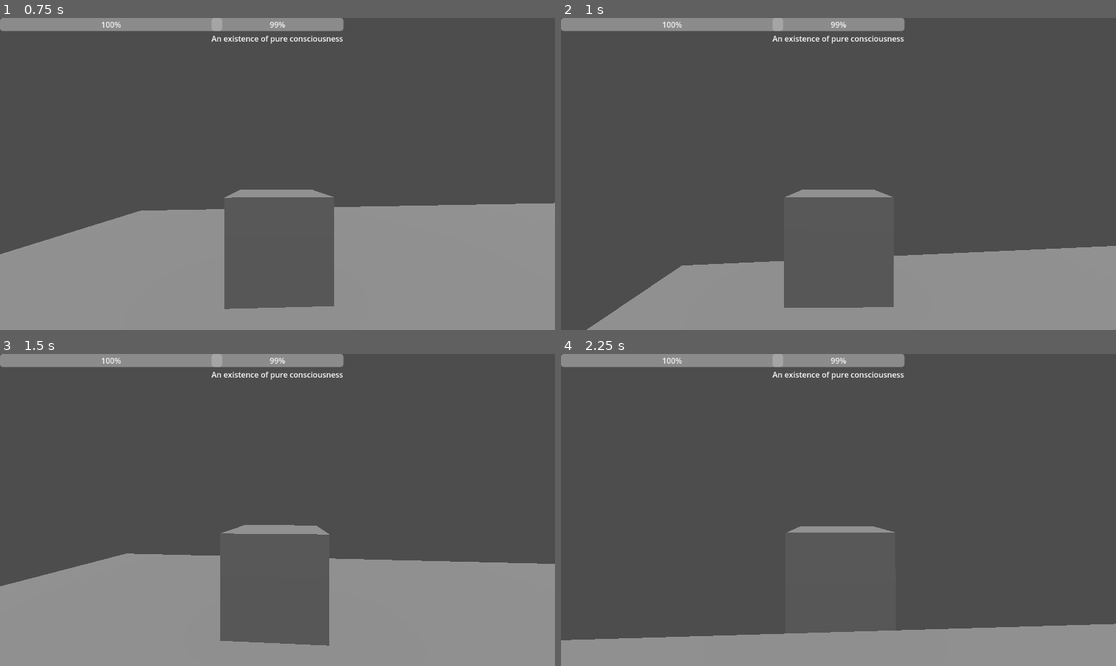
Above: before the commit, frames 1-4 (two rows, left to right).
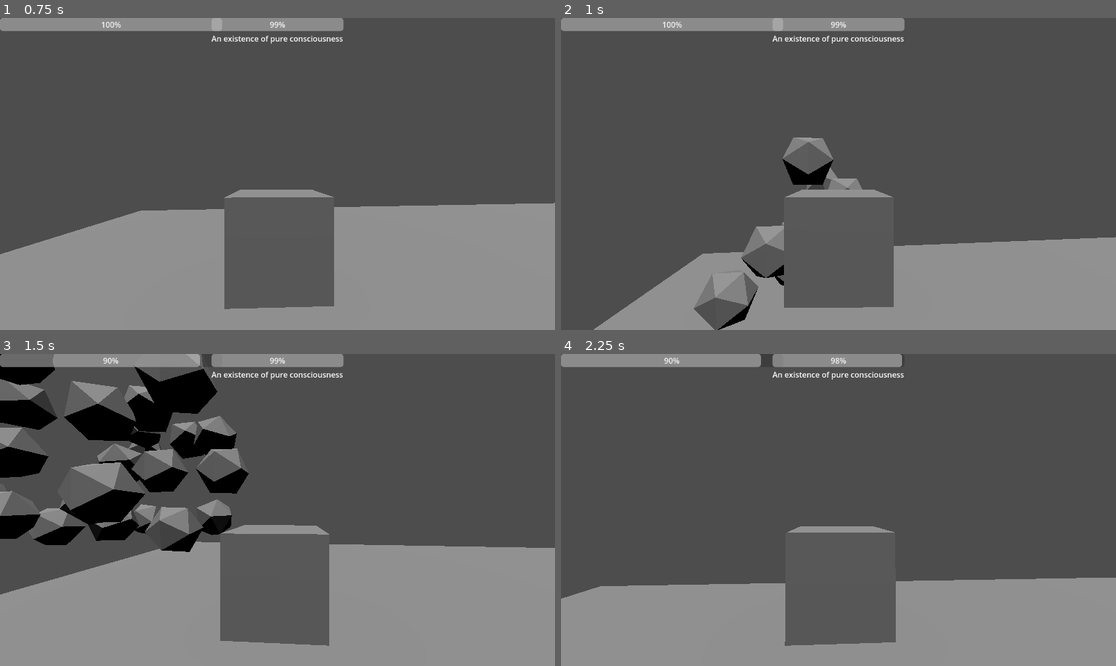
Above: after the commit, the same moments.

Repository: RavenRandomz/cube-extentialis-bossfight
Game: Godot game, scene res://testworld.tscn
Two runs of this game, one before a commit and one after it. Both use one fixed random seed, a clock stepped at 60 frames per second and the inputs below.
Inputs (mouse positions are in pixels of both pictures, inside the frame that each line leads up to):
- Up to frame 1 (0.75 s): tap Enter at 0.5 s; move the mouse to (305, 174) at 0.52 s; press the mouse at (305, 174) at 0.53 s; hold W (player_forward) from 0.53 s (still down)
- Up to frame 2 (1 s): keep holding W (player_forward); tap Space (player_jump) at 0.77 s
- Up to frame 3 (1.5 s): keep holding W (player_forward); move the mouse to (249, 510) at 1.27 s; release the mouse at (249, 510) at 1.28 s; tap Shift at 1.35 s
- Up to frame 4 (2.25 s): keep holding W (player_forward); tap Space (player_jump) at 1.52 s; move the mouse to (849, 503) at 2.02 s; tap Alt at 2.1 s

Frame 1 is identical in both runs. In frame 2, 4.1% of the frame differs, in the area x 4-100%, y 38-100%; in frame 3, 16%, in the area x 0-100%, y 0-78%; in frame 4, 14%.

Commit message:
Make bullets not self destroy on self collision

Diff:
--- a/scripts/basic_bullet.gd
+++ b/scripts/basic_bullet.gd
@@ -1,3 +1,4 @@
+class_name BasicBullet
 extends RigidBody3D
 
 @export var damage: float = 100
@@ -14,4 +15,6 @@
 func _on_body_entered(body:Node):
 	if body.has_method("damage"):
 		body.damage(damage)
-	queue_free()
+
+	if not(body is BasicBullet):
+		queue_free()
